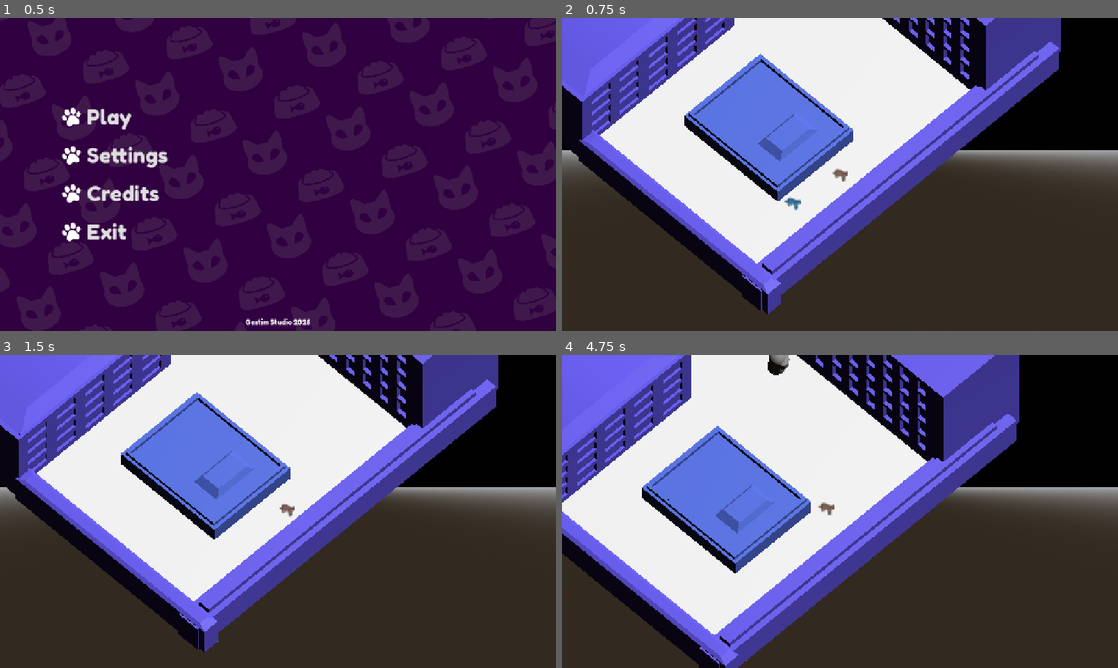
Above: before the commit, frames 1-4 (two rows, left to right).
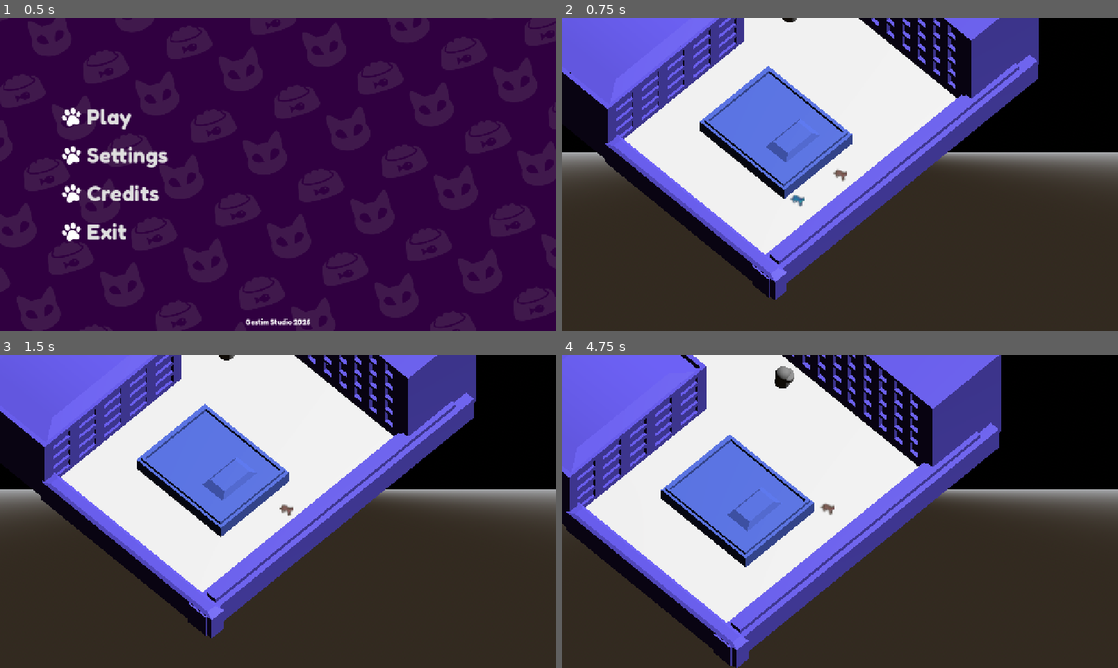
Above: after the commit, the same moments.

Repository: WeronikaKowalkowska/dnsgamejam
Game: Godot game, scene res://scenes/menu.tscn
The game is run twice, just before and just after one commit, with the same random seed, the same clock (stepped at 60 frames per second) and the same inputs.
Inputs (mouse positions are in pixels of both pictures, inside the frame that each line leads up to):
- Up to frame 1 (0.5 s): no input
- Up to frame 2 (0.75 s): click "Play" at 0.5 s
- Up to frame 3 (1.5 s): tap Enter (ui_accept) at 1.25 s; move the mouse to (400, 495) at 1.27 s; hold D (move_right) from 1.28 s (still down); tap E at 1.35 s; click (400, 495) at 1.42 s
- Up to frame 4 (4.75 s): tap Enter (ui_accept) at 1.52, 4.52 s; release D (move_right) at 2 s; drag from (728, 527) to (812, 574) at 2.02 s; move the mouse to (895, 442) at 2.77 s; hold D (move_right) 2.78-3.5 s; tap E at 2.85, 4.35 s; drag from (812, 574) to (673, 464) at 3.52 s; move the mouse to (1006, 558) at 4.27 s; hold A (move_left) from 4.28 s (still down)

Frame 1 is identical in both runs. In frame 2, 20% of the frame differs, in the area x 0-100%, y 0-95%; in frame 3, 20%; in frame 4, 22%, in the area x 0-100%, y 0-100%.

Commit message:
mryganie

Diff:
--- a/assets/scripts/agent_dog.gd
+++ b/assets/scripts/agent_dog.gd
@@ -17,7 +17,7 @@
 var points: PackedVector3Array
 var indexPoint = -1
 
-var SPEED = 4.0
+var SPEED = 3.0
 const RANGE_IDLE = 3.0
 
 var movement_delta: float
@@ -88,7 +88,7 @@
 	return false
 
 func _IDLE():
-	SPEED = 2.0
+	SPEED = 1.0
 	await get_tree().create_timer(2).timeout
 	var random_position: Vector3
 	random_position.x = global_position.x + snapped(randf_range(-RANGE_IDLE, RANGE_IDLE), 0.1)
@@ -109,7 +109,7 @@
 		countState = 0
 
 func _PATROL():
-	SPEED = 4.0
+	SPEED = 3.0
 	navigation_agent_3d.set_target_position(path.to_global(points[indexPoint]))
 	indexPoint += 1
 	if (indexPoint >= points.size()):
@@ -121,10 +121,10 @@
 
 func _ATTACK():
 	if catAliveNode:
-		SPEED = 8.0
+		SPEED = 6.0
 
 	if catSpectre:
-		SPEED = 6.0
+		SPEED = 5.0
 
 
 #func _SEARCH():
--- a/scenes/main.tscn
+++ b/scenes/main.tscn
@@ -94,7 +94,7 @@
 transform = Transform3D(0.7071068, -0.5770964, 0.40860707, 0, 0.5778576, 0.8161376, -0.7071068, -0.5770964, 0.40860707, 8.389073, 7.4877424, 7.2156544)
 cull_mask = 1048567
 projection = 1
-size = 18.0
+size = 20.0
 script = ExtResource("5_jkv2x")
 
 [node name="KotCharacterBody3D" type="CharacterBody3D" parent="." unique_id=644475014 groups=["catAlive"]]
--- a/scripts/KotDuchScript.gd
+++ b/scripts/KotDuchScript.gd
@@ -112,7 +112,7 @@
 	return not is_colliding
 
 func _physics_process(delta):
-	if not visible:
+	if not visible and collision_shape.disabled:
 		return
 
 	# Sprawdzamy odległość od żywego kota
@@ -121,6 +121,7 @@
 	if dystans_od_kota > MAKSYMALNY_DYSTANS:
 		# Jeśli dystans jest większy niż 10, zwiększamy licznik czasu
 		timer_oddalenia += delta
+		visible = sin((MAX_ODDALENIE_CZAS - timer_oddalenia) * 15) > 0.0;
 		if timer_oddalenia >= MAX_ODDALENIE_CZAS:
 			ukryj_duszka()
 			print("Duch zniknął z powodu zbyt dużej odległości od kota (> 10 przez 2s).")
